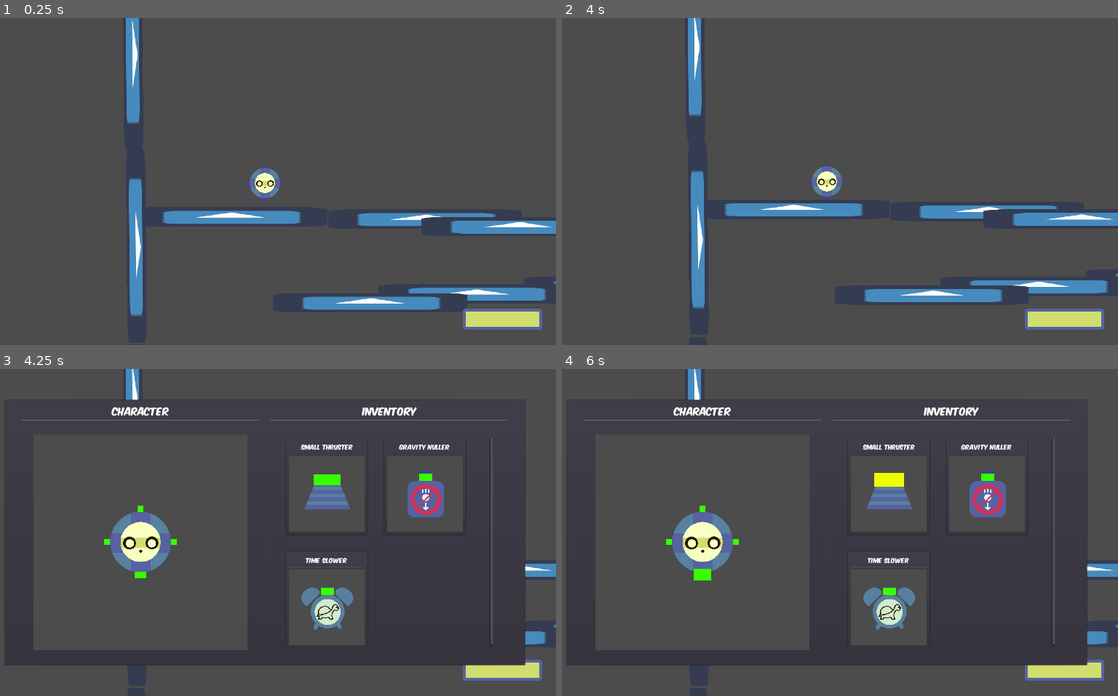
Above: before the commit, frames 1-4 (two rows, left to right).
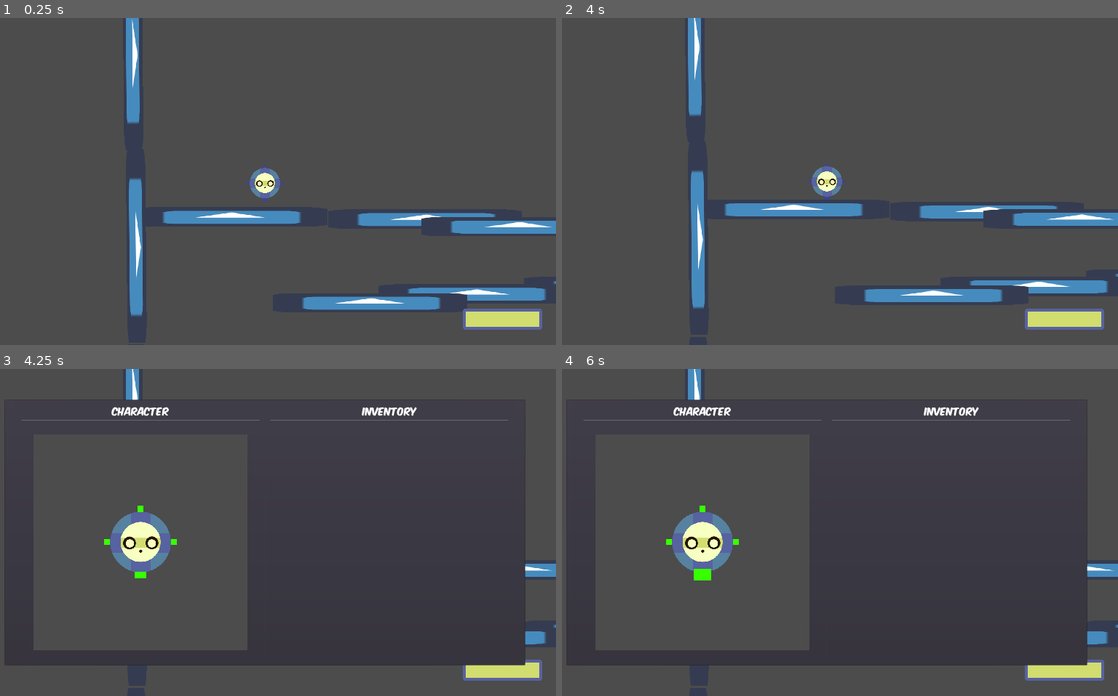
Above: after the commit, the same moments.

Repository: KoshakiDev/GodotWildJam13Mar2021
Game: Godot game, scene res://Source/Levels/DebugLevel.tscn
The game is run twice, just before and just after one commit, with the same random seed, the same clock (stepped at 60 frames per second) and the same inputs. The engine's default icon, where the game draws it, is replaced by a stand-in: a white triangle on a blue panel in a dark square.
Inputs (mouse positions are in pixels of both pictures, inside the frame that each line leads up to):
- Up to frame 1 (0.25 s): no input
- Up to frame 2 (4 s): move the mouse to (956, 165) at 0.52 s; hold Right (move_right) 0.53-1.25 s; hold Middle mouse button (middle_click) 0.53-1.25 s; click (956, 165) at 0.67 s; drag from (712, 197) to (795, 246) at 1.27 s; tap Enter at 2, 3.5 s; move the mouse to (884, 109) at 2.02 s; hold Right (move_right) 2.03-2.75 s; hold Mouse wheel up (zoom_in) 2.03-2.75 s; tap Space at 2.75 s; drag from (795, 246) to (650, 132) at 2.77 s; move the mouse to (1001, 230) at 3.52 s; hold Left (move_left) from 3.53 s (still down); hold Middle mouse button (middle_click) from 3.53 s (still down)
- Up to frame 3 (4.25 s): keep holding Left (move_left); keep holding Middle mouse button (middle_click); tap Tab (open_inventory) at 4.15 s
- Up to frame 4 (6 s): release Left (move_left) at 4.25 s; release Middle mouse button (middle_click) at 4.25 s; drag from (650, 483) to (739, 450) at 4.27 s; tap Space at 5 s; move the mouse to (856, 532) at 5.02 s; hold Left (move_left) 5.03-5.75 s; hold Mouse wheel up (zoom_in) 5.03-5.75 s; click (856, 532) at 5.17 s; click (701, 575) at 5.77 s

Frames 1-2 are identical in both runs. In frame 3, 2.7% of the frame differs, in the area x 54-89%, y 21-85%; in frame 4, 2.8%.

Commit message:
fixed some hover issues in the module UI

Diff:
--- a/Source/HUD/ModuleUI/Character.gd
+++ b/Source/HUD/ModuleUI/Character.gd
@@ -3,8 +3,7 @@
 
 signal module_registered(module)
 signal module_removed(module)
-signal connector_hovered(connector_type)
-signal connector_unhovered()
+signal connector_hovered(connector_type, hovered)
 
 
 # Array to keep track of all the modules (ModuleContainer) that are in the
@@ -115,13 +114,10 @@
 		connector.connector_button.pressed = false
 
 func on_connector_hovered(connector: Connector, hovered: float) -> void:
-	# Don't highlight anything, if a module is selected.
-	if selected_module:
-		return
-	if hovered:
-		emit_signal("connector_hovered", connector.connection_type)
-	else:
-		emit_signal("connector_unhovered")
+#	# Don't highlight anything, if a module is selected.
+#	if selected_module:
+#		return
+	emit_signal("connector_hovered", connector.connection_type, hovered)
 
 func on_Inventory_hovered(connector_type: int, hovered: bool) -> void:
 	if selected_connector and selected_connector.connection_type == connector_type:
--- a/Source/HUD/ModuleUI/Inventory.gd
+++ b/Source/HUD/ModuleUI/Inventory.gd
@@ -23,17 +23,21 @@
 func setup():
 	Events.connect("module_picked_up", self, "add_item")
 
-	var thruster := preload("res://Source/Modules/Thruster/SmallThruster.tscn").instance()
-	var thruster_module = ModuleContainer.new(thruster)
-	add_item(thruster_module)
-
-	var anti_grav := preload("res://Source/Modules/GravityNuller/GravityNuller.tscn").instance()
-	var anti_grav_module = ModuleContainer.new(anti_grav)
-	add_item(anti_grav_module)
-
-	var time_slow := preload("res://Source/Modules/TimeSlower/TimeSlower.tscn").instance()
-	var time_slow_module = ModuleContainer.new(time_slow)
-	add_item(time_slow_module)
+#	var thruster := preload("res://Source/Modules/Thruster/SmallThruster.tscn").instance()
+#	var thruster_container = ModuleContainer.new(thruster)
+#	add_item(thruster_container)
+#
+#	var anti_grav := preload("res://Source/Modules/GravityNuller/GravityNuller.tscn").instance()
+#	var anti_grav_container = ModuleContainer.new(anti_grav)
+#	add_item(anti_grav_container)
+#
+#	var time_slow := preload("res://Source/Modules/TimeSlower/TimeSlower.tscn").instance()
+#	var time_slow_container = ModuleContainer.new(time_slow)
+#	add_item(time_slow_container)
+#
+#	var head := preload("res://Source/Modules/Head/PlayerHead.tscn").instance()
+#	var head_container = ModuleContainer.new(head)
+#	add_item(head_container)
 
 func add_item(module: ModuleContainer):
 	# If the module was already added, readd it to the grid (saves resources).
@@ -65,12 +69,17 @@
 	for connector in module.get_connectors():
 		module.get_inventory_connector(connector).delete_connector_button()
 
+func on_Character_hovered(connector_type: int, hovered: bool) -> void:
+	if selected_connector:
+		return
+	highlight_connectors(connector_type, hovered)
+
 # Highlights all connectors of the given type, if active is true, removes the
 # highlight if it is false.
 func highlight_connectors(connector_type: int, active: bool) -> void:
 	for module in modules:
 		for connector in module.get_connectors():
-			if not active or connector.connection_type == connector_type:
+			if connector.connection_type == connector_type:
 				module.get_inventory_connector(connector).set_highlight(active)
 
 func on_Character_module_registered(module: ModuleContainer) -> void:
--- a/Source/HUD/ModuleUI/ItemPanel.gd
+++ b/Source/HUD/ModuleUI/ItemPanel.gd
@@ -17,7 +17,7 @@
 	# Make the module a bit bigger.
 	display_module.scale *= 2
 	# Place the module in the middle of the viewport.
-	var corrected_viewport_position = viewport.size/2 - Vector2(10, 20)
+	var corrected_viewport_position = viewport.size/2 - Vector2(15, 10)
 	display_module.position = corrected_viewport_position - display_module.center_position.position
 	# Update the name label to show the modules name.
 	name_label.text = module.display_name
